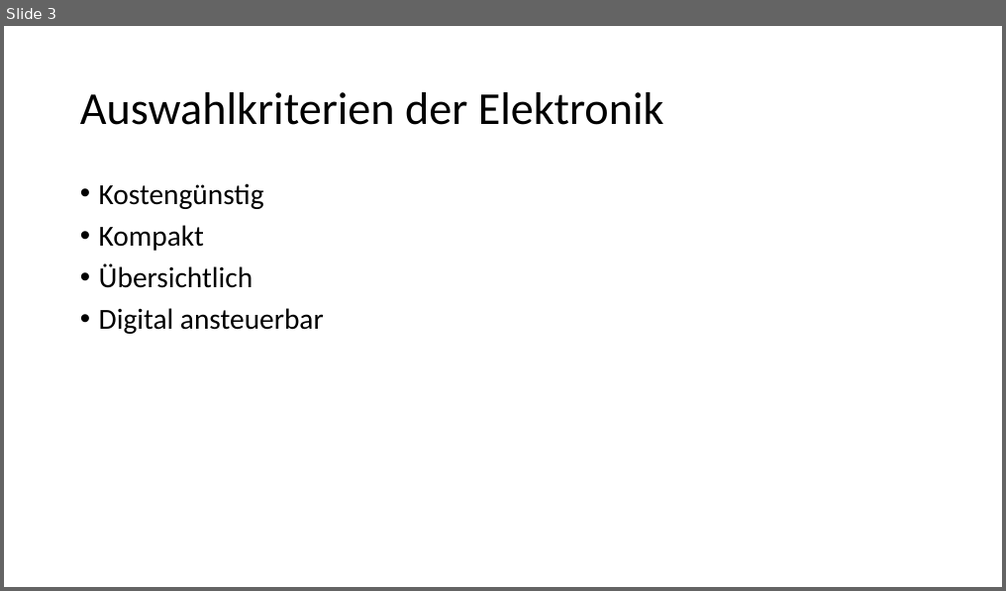
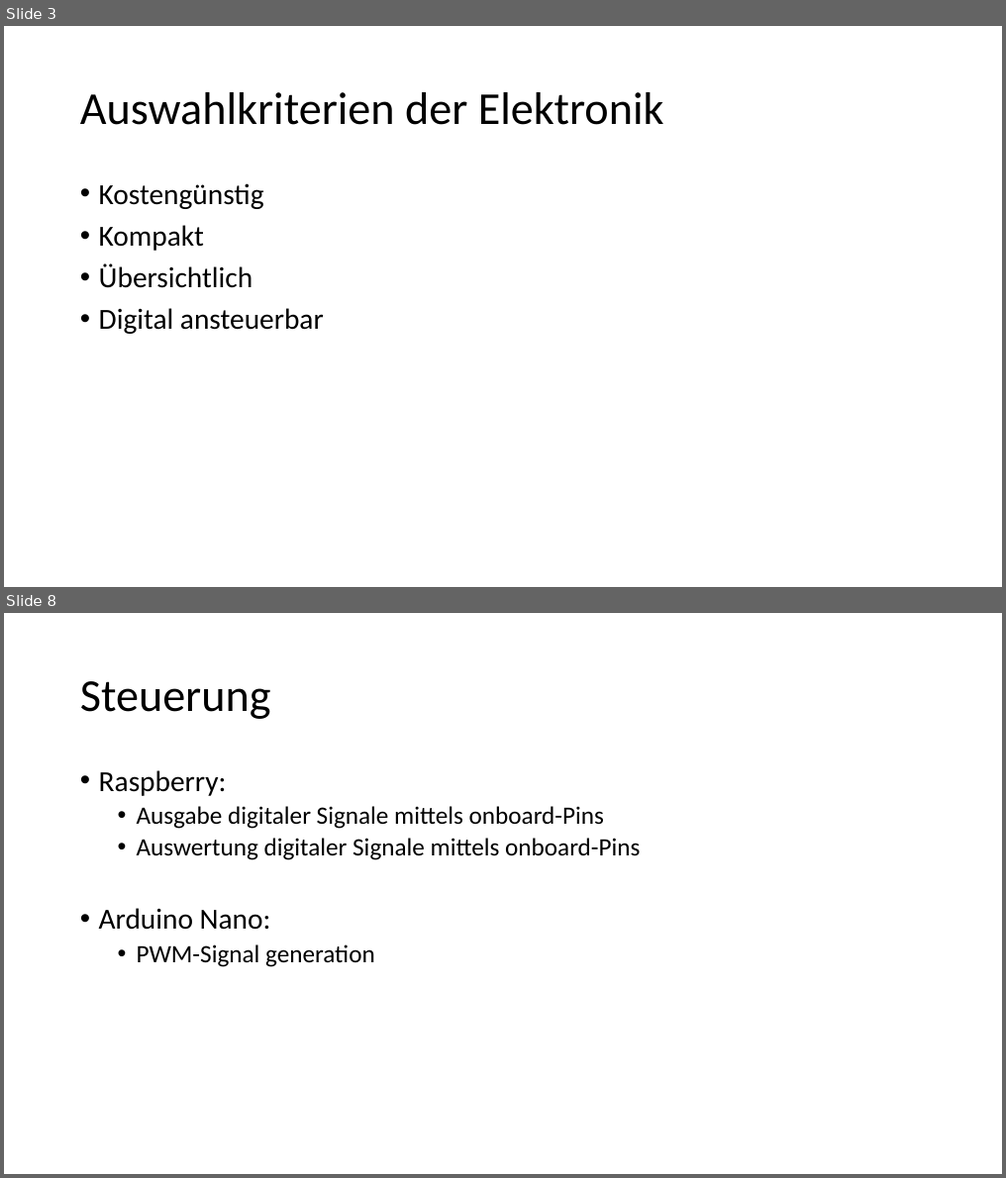
Before and after one commit to Katzenfuetterungsanlage/fuettr_prototype, a slide deck: Diplomarbeit/Powerpoint/Elektrotechnik.pptx. Shown one above the other, each under a label of ours: slide 3 before the commit, slides 3 and 8 after it; the slides between them are not shown. The pictures are 1006x591 and 1006x1178 pixels, drawn with LibreOffice and Linux fonts; fonts in the diff are those of the drawing. Boxes give left, top, right and bottom in pixels: in the first picture for what was removed or moved away, otherwise in the second. Text is boxed around its words. In the diff, an @@ line names an element or a change of style, - is before the commit and + after.

```diff
--- a/Diplomarbeit/Powerpoint/Elektrotechnik.pptx
+++ b/Diplomarbeit/Powerpoint/Elektrotechnik.pptx
@@ slide 8 added at (x1=4, y1=613, x2=1002, y2=1174), background #FFFFFF @@
@@ title added at (x1=80, y1=681, x2=271, y2=719), 44 pt, text #000000 @@
+Steuerung
@@ text added at (x1=99, y1=770, x2=640, y2=967), 24 pt, text #000000 @@
+• Raspberry:
+  • Ausgabe digitaler Signale mittels onboard-Pins
+  • Auswertung digitaler Signale mittels onboard-Pins
+• Arduino Nano:
+  • PWM-Signal generation
```
Also in this commit, not shown: 1 slide changed, 7 other slides added, 1 slide removed, 11 other files.
